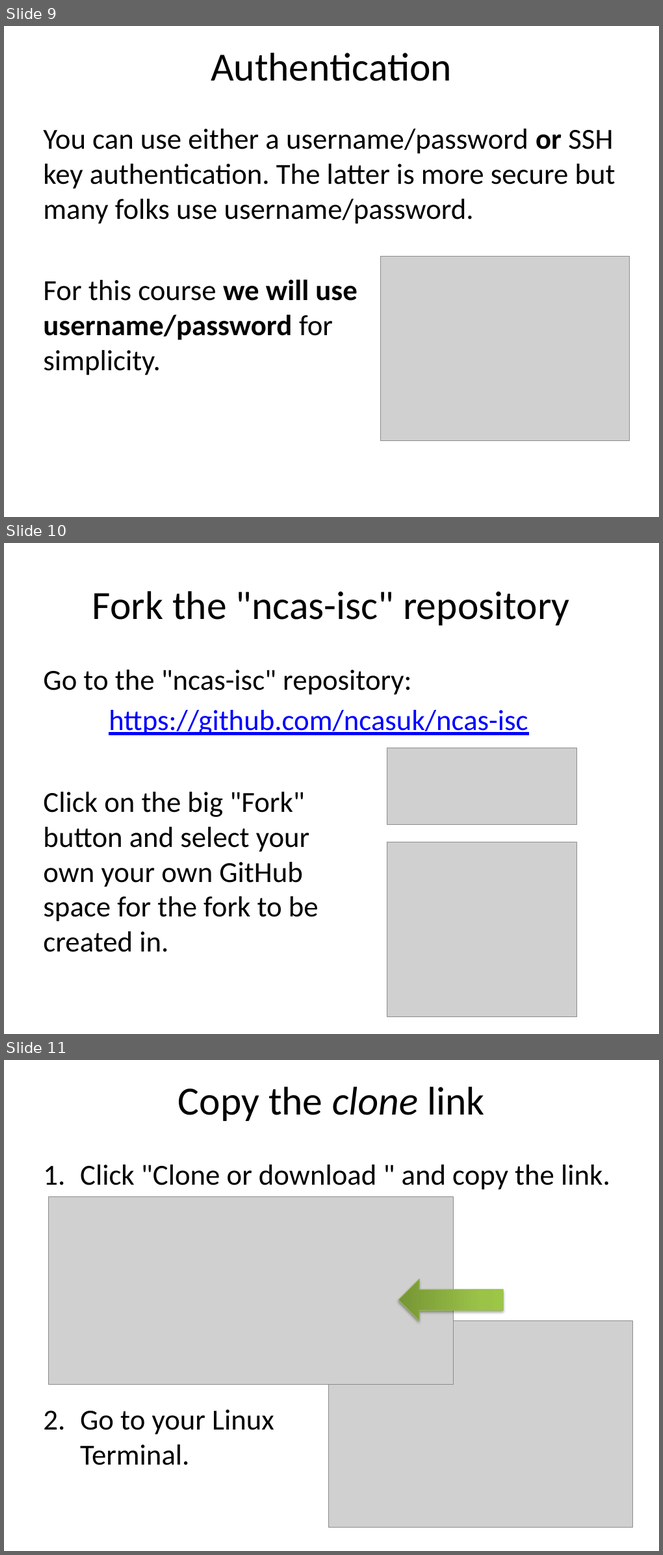
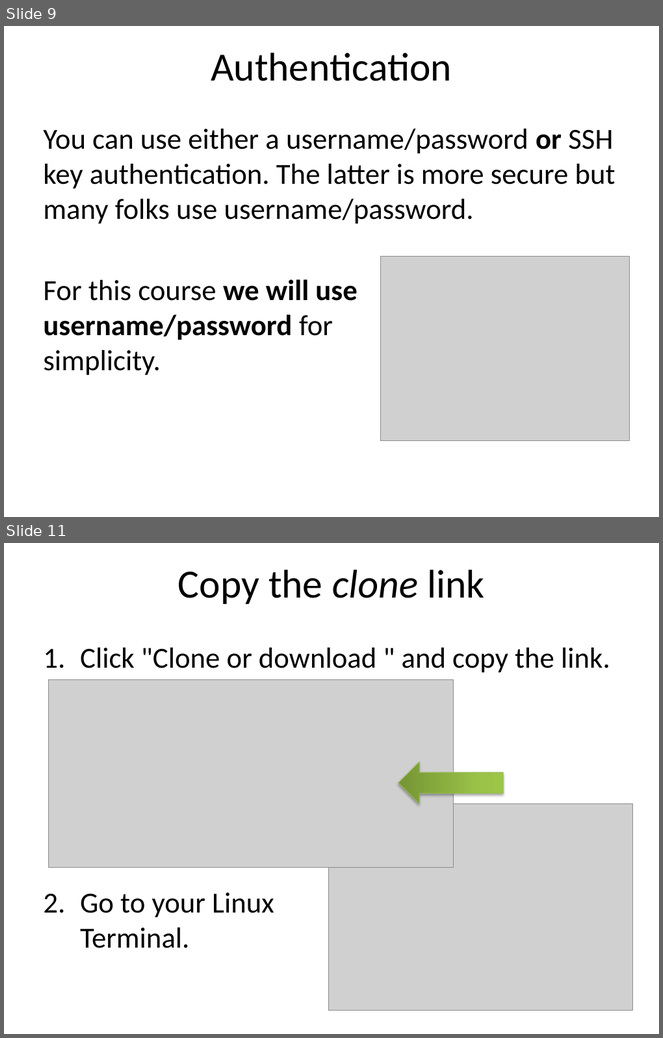
Before and after one commit to ncasuk/ncas-isc, a slide deck: shell/presentations/01_git1.pptx. Shown one above the other, each under a label of ours: slides 9, 10 and 11 before the commit, slides 9 and 11 after it; the slides between them are not shown. The pictures are 663x1555 and 663x1038 pixels, drawn with LibreOffice and Linux fonts; fonts in the diff are those of the drawing; grey boxes stand for pictures; background and template pictures are left out. Boxes give left, top, right and bottom in pixels: in the first picture for what was removed or moved away, otherwise in the second. Text is boxed around its words. In the diff, an @@ line names an element or a change of style, - is before the commit and + after.

```diff
--- a/shell/presentations/01_git1.pptx
+++ b/shell/presentations/01_git1.pptx
@@ slide 10 removed at bbox=[4, 543, 659, 1034], background #FFFFFF @@
@@ title removed at bbox=[92, 591, 570, 626] @@
-Fork the "ncas-isc" repository
@@ text removed at bbox=[43, 670, 528, 953] @@
-Go to the "ncas-isc" repository:
-https://github.com/ncasuk/ncas-isc
-Click on the big "Fork"
-button and select your
-own your own GitHub
-space for the fork to be
-created in.
@@ picture removed at bbox=[388, 748, 577, 824] @@
@@ picture removed at bbox=[388, 843, 577, 1017] @@
```
Also in this commit, not shown: 2 slides changed, 3 slides added.
